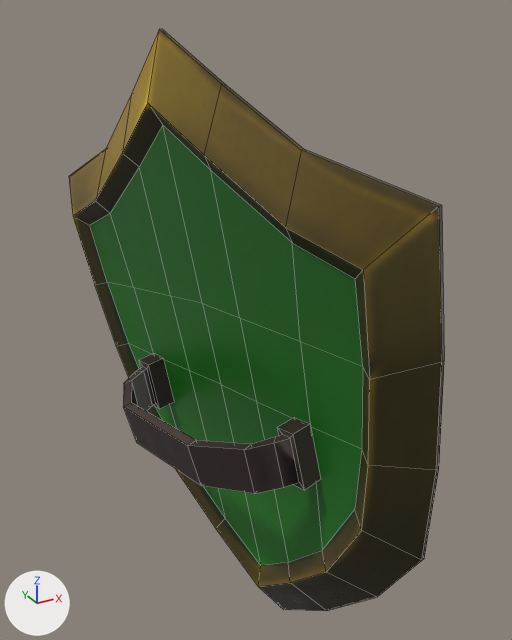
One commit to the FBX model Assets/Models/Knight_Armors/Pie_Knight_Shield.fbx: the scene before it, then after it.
Camera for both pictures: a camera (50 mm lens) standing at (0.101, -0.389, 0.399) and looking at (0.315, 0.0, 0.205). Lighting does not change. The marker at lower left points along +X, +Y and +Z. The older version comes first. Mesh edges are drawn as thin lines. Where no turn or scale is listed for an object, it has been applied to the vertices. Vertices at exactly the same position are counted once.

Script lines for the objects in view, before the commit:
```python
me_pie_knight_shield = bpy.data.meshes.new('Pie_Knight_Shield')
me_pie_knight_shield.from_pydata(...)  # 194 vertices, 190 faces; spans x -0.046..0.072, y -0.162..0.203, z -0.181..0.24
me_pie_knight_shield.materials.append(mat_knight_armour_sword_shield)
ob_pie_knight_shield = bpy.data.objects.new('Pie_Knight_Shield', me_pie_knight_shield)
ob_pie_knight_shield.location = (0.2684, -0.0162, 0.1488)
```
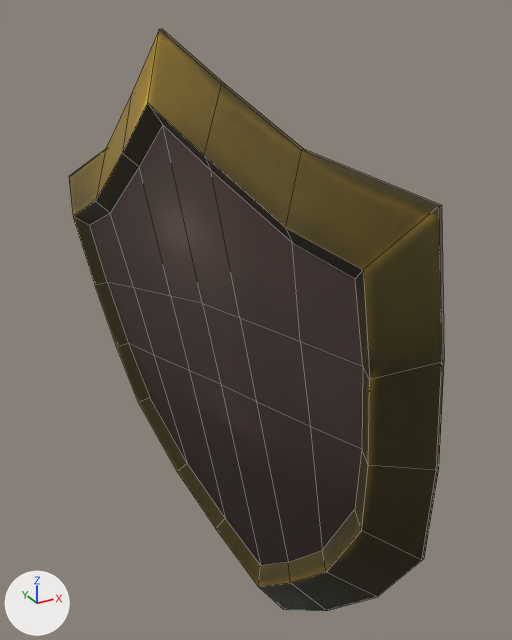
Location of each change, [x1, y1, x2, y2] in pixels of the pictures (512 x 640 px):
part 1 of me_pie_knight_shield, deleted: before [123, 354, 321, 494]
part 2 of me_pie_knight_shield, surface changed: [90, 125, 363, 566] in both

Edits to the bpy script that builds the scene:
```text
Change me_pie_knight_shield:
    used by ob_pie_knight_shield; location = (0.2684, -0.0162, 0.1488)
    remove me_pie_knight_shield.from_pydata(...)  # 194 vertices, 190 faces; spans x -0.046..0.072, y -0.162..0.203, z -0.181..0.24
    add me_pie_knight_shield.from_pydata(...)  # 146 vertices, 144 faces; spans x -0.033..0.072, y -0.162..0.203, z -0.181..0.24
    me_pie_knight_shield part 1: the loose piece of 48 vertices spanning x -0.046..0.033, y -0.09..0.093, z -0.03..0.033 is deleted
    me_pie_knight_shield part 2: 18 kept faces spanning x -0.024..0.039, y -0.126..0.155, z -0.131..0.188 get new texture (UV) coordinates
```
